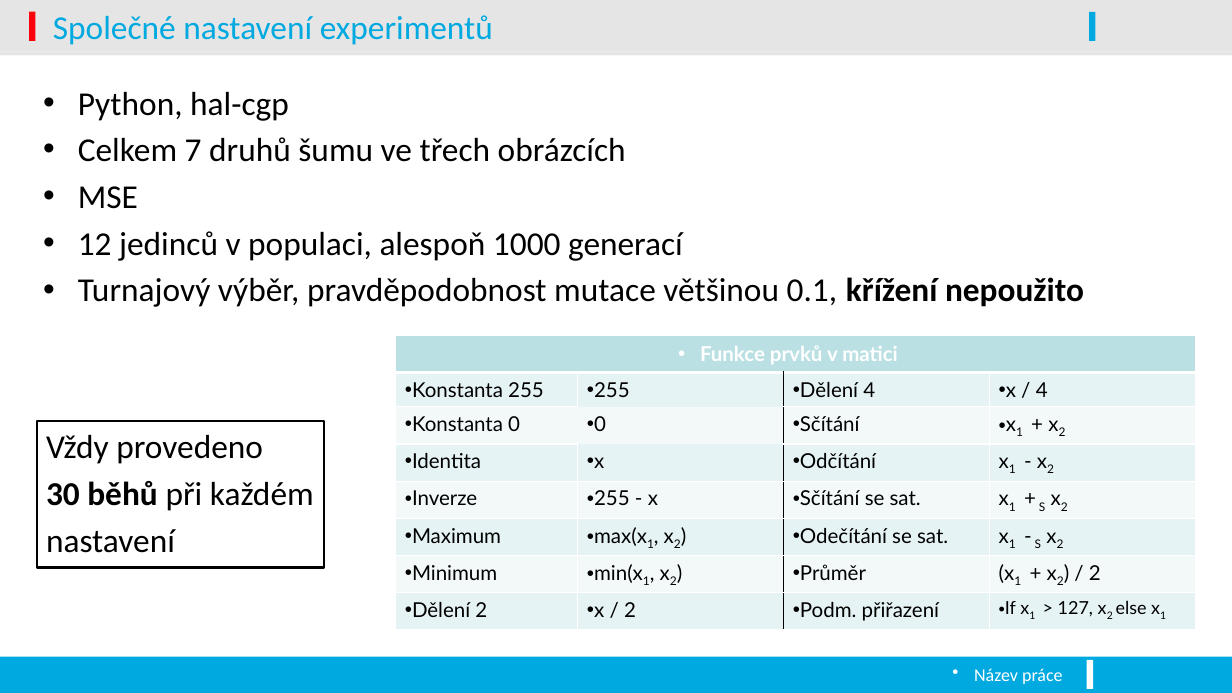
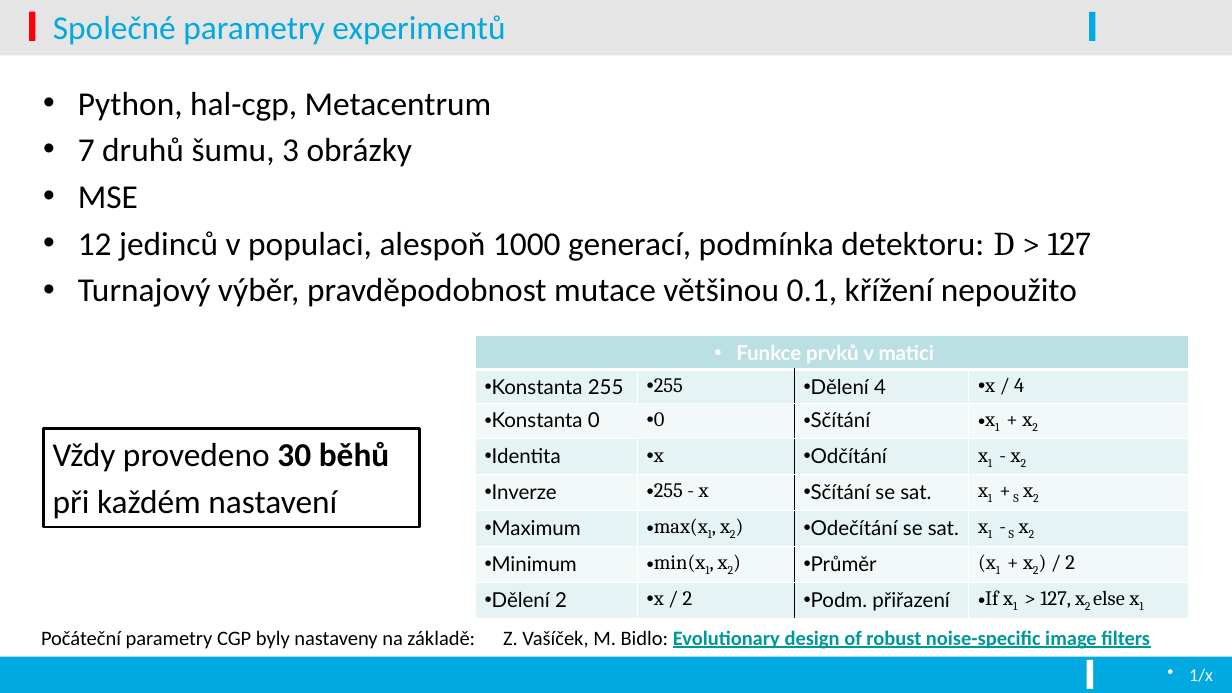
Before and after one commit to vojone/EVO, a slide deck: slide 3 of prezentace.pptx. Drawn at 1232x693 pixels with LibreOffice and Linux fonts; fonts in the diff are those of the drawing; background and template pictures are left out. Boxes give left, top, right and bottom in pixels: in the first picture for what was removed or moved away, otherwise in the second. Text is boxed around its words. In the diff, an @@ line names an element or a change of style, - is before the commit and + after.

```diff
--- a/prezentace.pptx
+++ b/prezentace.pptx
@@ title at [53,15,505,45]: text changed @@
-Společné nastavení experimentů
+Společné parametry experimentů
@@ text at [78,92,492,167]: text changed @@
-• Python, hal-cgp
-• Celkem 7 druhů šumu ve třech obrázcích
+• Python, hal-cgp, Metacentrum
+• 7 druhů šumu, 3 obrázky
@@ text at [78,231,1091,261]: text changed @@
-• 12 jedinců v populaci, alespoň 1000 generací
+• 12 jedinců v populaci, alespoň 1000 generací, podmínka detektoru: D > 127
@@ text at [78,278,1077,307]: bold off in "křížení nepoužito" @@
@@ table at [475,335,1189,615] @@
@@ font Lato to Cambria in "255", "x / 4", "0", "x1 + x2" and 10 more places @@
@@ size 14 to 16 pt in "If x1 > 127, x2 else x1" @@
@@ table: place and size @@
-table at [396,335,1196,628]
+table at [475,335,1189,615]
@@ rectangle "Vždy provedeno 30 běhů": place and size @@
-rectangle "Vždy provedeno 30 běhů" at [37,421,324,568]
+rectangle "Vždy provedeno 30 běhů" at [43,429,420,527]
@@ text in rectangle at [53,442,389,519]: text changed @@
-Vždy provedeno
-30 běhů při každém
-nastavení
+Vždy provedeno 30 běhů
+při každém nastavení
@@ text added at [41,630,1150,649], 16 pt, text #000000 @@
+Počáteční parametry CGP byly nastaveny na základě: Z. Vašíček, M. Bidlo: Evolutionary design of robust noise-specific image filters
@@ text removed at [974,668,1062,684] @@
-Název práce
@@ text added at [1189,668,1213,682], 14 pt, text #FFFFFF @@
+1/x
```
Also in this commit, not shown: 2 other slides changed, 7 slides added, 2 slides removed.
